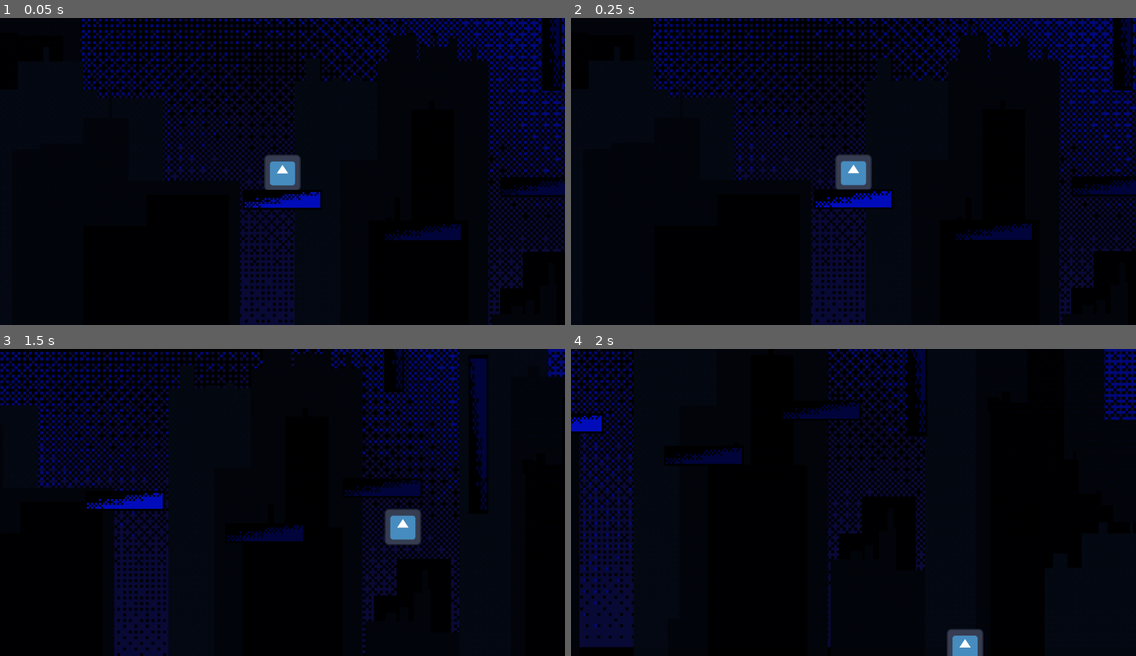
Above: before the commit, frames 1-4 (two rows, left to right).
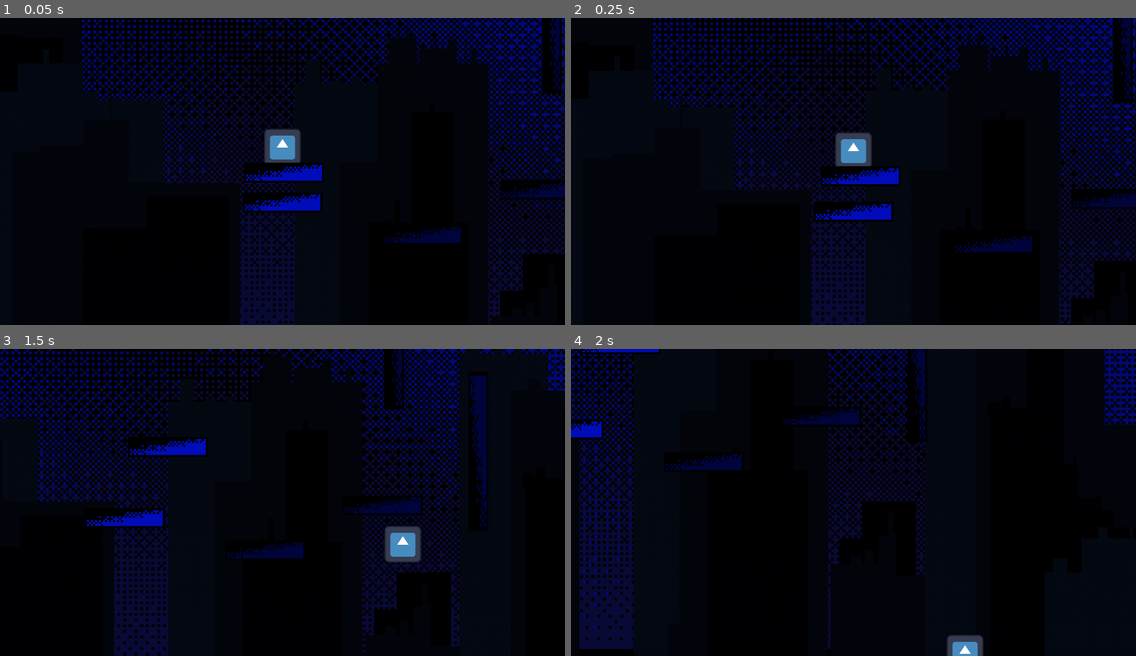
Above: after the commit, the same moments.

Repository: eeMalm/EntropyProjectReal
Game: Godot game, scene res://World.tscn
Two runs of this game, one before a commit and one after it. Both use one fixed random seed, a clock stepped at 60 frames per second and the inputs below. The engine's default icon, where the game draws it, is replaced by a stand-in: a white triangle on a blue panel in a dark square.
Inputs:
- Up to frame 1 (0.05 s): no input
- Up to frame 2 (0.25 s): no input
- Up to frame 3 (1.5 s): hold Right (ui_right) from 0.53 s (still down); tap Shift (Dash) at 0.6, 1.35 s; tap Up (ui_up) at 0.77 s
- Up to frame 4 (2 s): keep holding Right (ui_right); tap Up (ui_up) at 1.52 s

The runs differ from the first frame. In frame 1, 13% of the frame differs, in the area x 14-100%, y 0-100%; in frame 2, 27%; in frame 3, 17%; in frame 4, 13%.
Error after the commit: Invalid access to property or key 'normal' on a base object of type 'KinematicCollision2D'. (res://player.gd:96)

Commit message:
started on moving platfroms
to do: node group it to make it work for real

Diff:
--- /dev/null
+++ b/entropy/MovingPlatform.tscn
@@ -0,0 +1,20 @@
+[gd_scene load_steps=4 format=3 uid="uid://dogclfpne72a5"]
+
+[ext_resource type="Script" path="res://moving_platform.gd" id="1_i7xqh"]
+[ext_resource type="Texture2D" uid="uid://cl4i1nsc4wk57" path="res://Platfrom2Blue.png" id="1_vq8w0"]
+
+[sub_resource type="RectangleShape2D" id="RectangleShape2D_ecujd"]
+size = Vector2(280, 70)
+
+[node name="StaticBody2D" type="StaticBody2D"]
+script = ExtResource("1_i7xqh")
+startpos = Vector2(100, 0)
+targetpos = Vector2(-100, 0)
+
+[node name="Sprite2D" type="Sprite2D" parent="."]
+texture_filter = 1
+scale = Vector2(7, 7)
+texture = ExtResource("1_vq8w0")
+
+[node name="CollisionShape2D" type="CollisionShape2D" parent="."]
+shape = SubResource("RectangleShape2D_ecujd")
--- a/entropy/World.tscn
+++ b/entropy/World.tscn
@@ -6,6 +6,7 @@
 [ext_resource type="Texture2D" uid="uid://cy5brfjyamnmp" path="res://CityBackground.png" id="3_rig4i"]
 [ext_resource type="Texture2D" uid="uid://c18qtv6i7shxf" path="res://BlueTriangleGradient.png" id="3_yyt8v"]
 [ext_resource type="Texture2D" uid="uid://cky6m1ob6u34k" path="res://Platform2.png" id="4_07rcc"]
+[ext_resource type="PackedScene" uid="uid://dogclfpne72a5" path="res://MovingPlatform.tscn" id="7_avy72"]
 
 [sub_resource type="RectangleShape2D" id="RectangleShape2D_ikxdl"]
 size = Vector2(280, 70)
@@ -104,3 +105,8 @@
 
 [node name="Platform2" type="CollisionShape2D" parent="Level/Platform4"]
 shape = SubResource("RectangleShape2D_ikxdl")
+
+[node name="MovingPlatform" parent="." instance=ExtResource("7_avy72")]
+startpos = Vector2(200, -200)
+targetpos = Vector2(-200, -200)
+interval = 2
--- /dev/null
+++ b/entropy/moving_platform.gd
@@ -0,0 +1,25 @@
+extends StaticBody2D
+
+@export var startpos: Vector2
+@export var targetpos: Vector2
+@export var interval: int
+
+var prev_position: Vector2
+var velocity: Vector2
+
+func _ready():
+	prev_position = position
+	run()
+
+func _process(delta):
+	velocity = (position - prev_position) / delta  # Calculate platform velocity
+	prev_position = position
+
+# Called every frame. 'delta' is the elapsed time since the previous frame.
+func run():
+	var tween = get_tree().create_tween()
+	tween.tween_property(self, "position", startpos, interval)
+	tween.tween_property(self, "position", targetpos, interval)
+	tween.set_trans(Tween.TRANS_QUAD)
+	tween.set_ease(Tween.EASE_IN_OUT)
+	tween.connect("finished", Callable(self, "run"))
--- a/entropy/player.gd
+++ b/entropy/player.gd
@@ -3,6 +3,7 @@
 
 var SPEED = 5000.0
 var MAX_SPEED = 600.0
+var speedmax
 var FRICTION = 0.25
 var JUMP_VELOCITY = -1000.0
 var WALLJUMP_VELOCITY = -800.0
@@ -17,13 +18,18 @@
 var isDashing = false
 
 func _physics_process(delta: float) -> void:
-
+	speedmax = MAX_SPEED
 	var direction := Input.get_axis("ui_left", "ui_right")
 	# Add the gravity.
 	if is_on_floor():
 		dashes = DASH_AMOUNT
 		jumps = JUMP_AMOUNT
 		walljumps = WJUMPS_AMOUNT
+		var floor = get_floor()
+		if floor && floor.has_method("velocity"):
+			speedmax += floor.velocity.x
+			velocity = floor.velocity
+
 	if not is_on_floor():
 
 		if velocity.y > 0:
@@ -47,12 +53,12 @@
 
 		if direction == 1:
 			print(velocity.x)
-			if velocity.x < MAX_SPEED:
+			if velocity.x < speedmax:
 				velocity.x += SPEED * delta;
 
 		elif direction == -1:
 			print(velocity.x)
-			if velocity.x > -MAX_SPEED:
+			if velocity.x > -speedmax:
 				velocity.x -= SPEED * delta;
 		else:
 			velocity.x *= FRICTION
@@ -82,3 +88,11 @@
 
 func die():
 	get_tree().quit()
+
+func get_floor() -> Object:
+	if is_on_floor():
+		for i in get_slide_collision_count():
+			var collision = get_slide_collision(i)
+			if collision.normal == Vector2.UP:
+				return collision.collider
+	return null
Not shown: 1 places in entropy/World.tscn that only renumber resources
